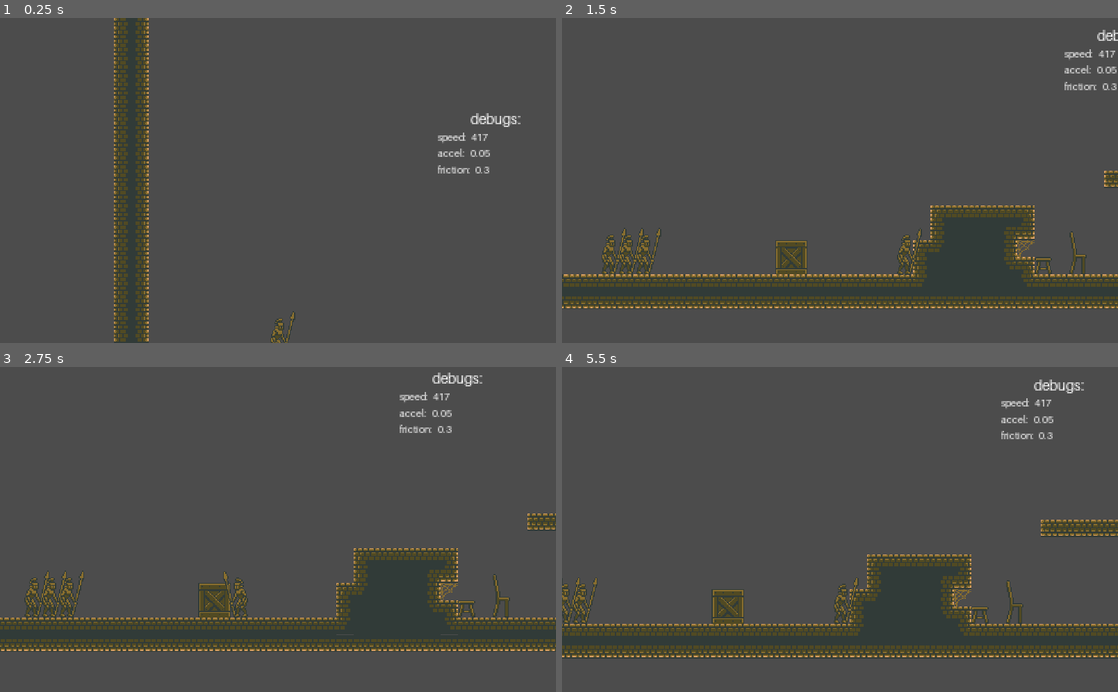
Above: before the commit, frames 1-4 (two rows, left to right).
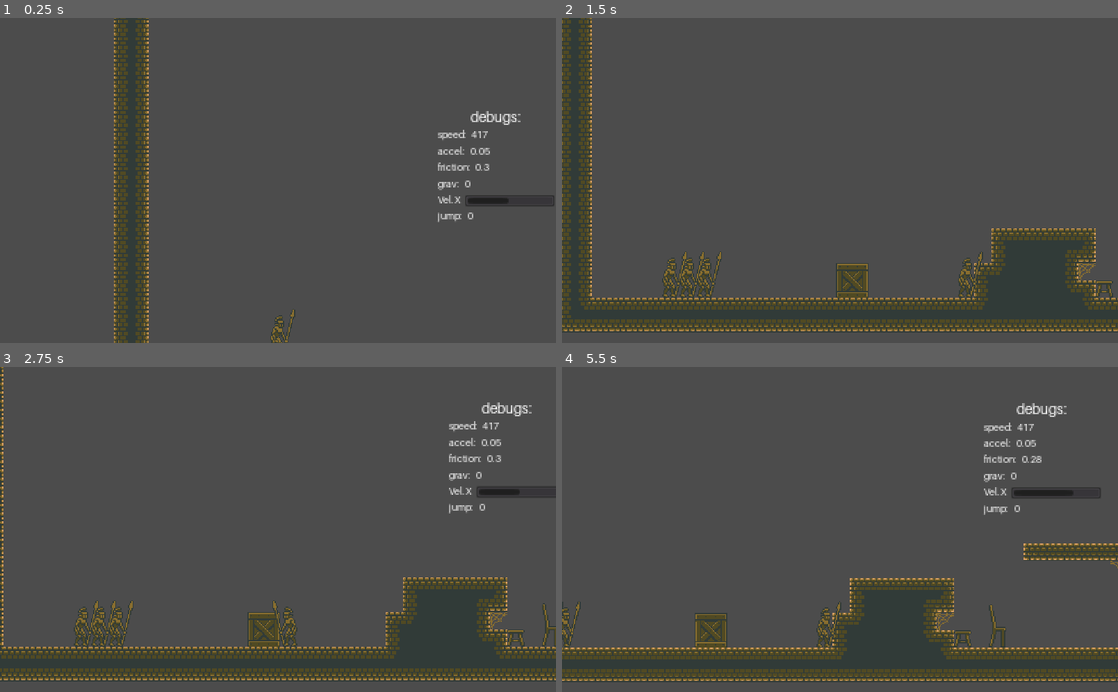
Above: after the commit, the same moments.

Repository: dosuserx/sorry-kingdom
Game: Godot game, scene res://main.tscn
Two runs of this game, one before a commit and one after it. Both use one fixed random seed, a clock stepped at 60 frames per second and the inputs below.
Inputs:
- Up to frame 1 (0.25 s): no input
- Up to frame 2 (1.5 s): tap Enter (ui_accept) at 0.5 s; hold D (right) from 0.53 s (still down); tap J (jumpBtn) at 0.77 s
- Up to frame 3 (2.75 s): tap J (jumpBtn) at 1.52 s; release D (right) at 2.03 s; hold A (left) from 2.03 s (still down)
- Up to frame 4 (5.5 s): release A (left) at 2.78 s; hold D (right) 2.78-4.28 s; tap J (jumpBtn) at 3.02, 3.77, 4.52 s; tap I (debugFrictionDn, bound only after the commit) at 4.15 s; hold A (left) 4.28-5.03 s; hold D (right) from 5.03 s (still down)

The runs differ from the first frame. In frame 1, 4.1% of the frame differs, in the area x 20-100%, y 0-100%; in frame 2, 28%, in the area x 0-100%, y 0-97%; in frame 3, 27%; in frame 4, 23%.

Commit message:
2/17
im gonna redesign the danger room gui. getting the physics to feel nice is important for this type  of thing.

Diff:
--- a/main.gd
+++ b/main.gd
@@ -7,6 +7,7 @@
 onready var spdOut = get_node("player/armor/Camera2D/uiBox/tVB/dVB/spdHB/spdPanel")
 onready var accOut = get_node("player/armor/Camera2D/uiBox/tVB/dVB/accHB/accPanel")
 onready var frcOut = get_node("player/armor/Camera2D/uiBox/tVB/dVB/frcHB/frcPanel")
+onready var velxOut = get_node("player/armor/Camera2D/uiBox/tVB/dVB2/VelxHB/velxBar")
 
 #var list (non object)
 onready var spd = $player/armor.speed
@@ -14,6 +15,9 @@
 onready var frc = $player/armor.friction
 onready var acc = $player/armor.acceleration
 onready var jmp = $player/armor.jump_speed
+onready var vely = $player/armor.velocity.x
+
+
 
 func _ready():
 	pass
@@ -24,10 +28,12 @@
 	frc = sryKnight.friction
 	acc = sryKnight.acceleration
 	jmp = sryKnight.jump_speed
+	vely = sryKnight.velocity.x
 
 	spdOut.set_text(String(sryKnight.speed))
 	accOut.set_text(String(sryKnight.acceleration))
 	frcOut.set_text(String(sryKnight.friction))
+	velxOut.set_value(sryKnight.velocity.x)
 
 func _physics_process(delta):
 	updateUi()
--- a/main.tscn
+++ b/main.tscn
@@ -54,11 +54,14 @@
 position = Vector2( 0, -60 )
 current = true
 zoom = Vector2( 0.5, 0.5 )
-limit_smoothed = true
 drag_margin_h_enabled = true
+drag_margin_v_enabled = true
 smoothing_enabled = true
-drag_margin_left = 0.1
-drag_margin_right = 0.1
+smoothing_speed = 10.0
+drag_margin_left = 0.43
+drag_margin_right = 0.42
+editor_draw_limits = true
+editor_draw_drag_margin = true
 
 [node name="uiBox" type="MarginContainer" parent="player/armor/Camera2D"]
 margin_left = 147.0
@@ -71,7 +74,7 @@
 
 [node name="tVB" type="VBoxContainer" parent="player/armor/Camera2D/uiBox"]
 margin_right = 108.0
-margin_bottom = 111.0
+margin_bottom = 137.0
 
 [node name="titleCC" type="CenterContainer" parent="player/armor/Camera2D/uiBox/tVB"]
 margin_right = 108.0
@@ -145,6 +148,70 @@
 custom_fonts/font = ExtResource( 4 )
 text = "0"
 
+[node name="dVB2" type="VBoxContainer" parent="player/armor/Camera2D/uiBox/tVB"]
+margin_top = 73.0
+margin_right = 108.0
+margin_bottom = 120.0
+
+[node name="grvHB" type="HBoxContainer" parent="player/armor/Camera2D/uiBox/tVB/dVB2"]
+margin_right = 108.0
+margin_bottom = 13.0
+__meta__ = {
+"_edit_use_anchors_": false
+}
+
+[node name="grvLabel" type="Label" parent="player/armor/Camera2D/uiBox/tVB/dVB2/grvHB"]
+margin_right = 21.0
+margin_bottom = 13.0
+custom_fonts/font = ExtResource( 4 )
+text = "grav:"
+
+[node name="grvPanel" type="Label" parent="player/armor/Camera2D/uiBox/tVB/dVB2/grvHB"]
+margin_left = 25.0
+margin_right = 31.0
+margin_bottom = 13.0
+custom_fonts/font = ExtResource( 4 )
+text = "0"
+
+[node name="VelxHB" type="HBoxContainer" parent="player/armor/Camera2D/uiBox/tVB/dVB2"]
+margin_top = 17.0
+margin_right = 108.0
+margin_bottom = 30.0
+
+[node name="velxLabel" type="Label" parent="player/armor/Camera2D/uiBox/tVB/dVB2/VelxHB"]
+margin_right = 21.0
+margin_bottom = 13.0
+custom_fonts/font = ExtResource( 4 )
+text = "Vel.X"
+
+[node name="velxBar" type="ProgressBar" parent="player/armor/Camera2D/uiBox/tVB/dVB2/VelxHB"]
+margin_left = 25.0
+margin_right = 108.0
+margin_bottom = 13.0
+size_flags_horizontal = 3
+size_flags_vertical = 1
+min_value = -500.0
+max_value = 500.0
+percent_visible = false
+
+[node name="jmpHB" type="HBoxContainer" parent="player/armor/Camera2D/uiBox/tVB/dVB2"]
+margin_top = 34.0
+margin_right = 108.0
+margin_bottom = 47.0
+
+[node name="jmpLabel" type="Label" parent="player/armor/Camera2D/uiBox/tVB/dVB2/jmpHB"]
+margin_right = 25.0
+margin_bottom = 13.0
+custom_fonts/font = ExtResource( 4 )
+text = "jump:"
+
+[node name="jmpPanel" type="Label" parent="player/armor/Camera2D/uiBox/tVB/dVB2/jmpHB"]
+margin_left = 29.0
+margin_right = 35.0
+margin_bottom = 13.0
+custom_fonts/font = ExtResource( 4 )
+text = "0"
+
 [node name="items" type="Node" parent="."]
 
 [node name="others" type="Node" parent="."]
--- a/project.godot
+++ b/project.godot
@@ -88,6 +88,26 @@
 "events": [ Object(InputEventKey,"resource_local_to_scene":false,"resource_name":"","device":0,"alt":false,"shift":false,"control":false,"meta":false,"command":false,"pressed":false,"scancode":71,"unicode":0,"echo":false,"script":null)
  ]
 }
+debugAccelerationUp={
+"deadzone": 0.5,
+"events": [ Object(InputEventKey,"resource_local_to_scene":false,"resource_name":"","device":0,"alt":false,"shift":false,"control":false,"meta":false,"command":false,"pressed":false,"scancode":89,"unicode":0,"echo":false,"script":null)
+ ]
+}
+debugAccelerationDn={
+"deadzone": 0.5,
+"events": [ Object(InputEventKey,"resource_local_to_scene":false,"resource_name":"","device":0,"alt":false,"shift":false,"control":false,"meta":false,"command":false,"pressed":false,"scancode":72,"unicode":0,"echo":false,"script":null)
+ ]
+}
+debugFrictionUp={
+"deadzone": 0.5,
+"events": [ Object(InputEventKey,"resource_local_to_scene":false,"resource_name":"","device":0,"alt":false,"shift":false,"control":false,"meta":false,"command":false,"pressed":false,"scancode":85,"unicode":0,"echo":false,"script":null)
+ ]
+}
+debugFrictionDn={
+"deadzone": 0.5,
+"events": [ Object(InputEventKey,"resource_local_to_scene":false,"resource_name":"","device":0,"alt":false,"shift":false,"control":false,"meta":false,"command":false,"pressed":false,"scancode":73,"unicode":0,"echo":false,"script":null)
+ ]
+}
 
 [layer_names]
 
--- a/scripts/armor.gd
+++ b/scripts/armor.gd
@@ -1,6 +1,7 @@
 extends KinematicBody2D
 
 export (int) var speed = 400
+export (int) var maxSpeed = 400
 export (int) var jump_speed = -500
 export (int) var gravity = 4000
 export (float, 0, 1.0) var friction = 0.1
@@ -27,6 +28,18 @@
 	if Input.is_action_pressed("debugSpeedDn"):
 		if speed > 0:
 			speed -= 1
+	if Input.is_action_pressed("debugAccelerationUp"):
+		if acceleration < 1:
+			acceleration += 0.005
+	if Input.is_action_pressed("debugAccelerationDn"):
+		if acceleration > 0.005:
+			acceleration -= 0.005
+	if Input.is_action_pressed("debugFrictionUp"):
+		if friction < 1:
+			friction += 0.005
+	if Input.is_action_pressed("debugFrictionDn"):
+		if friction > 0.005:
+			friction -= 0.005
 
 func _physics_process(delta):
 	get_input()
